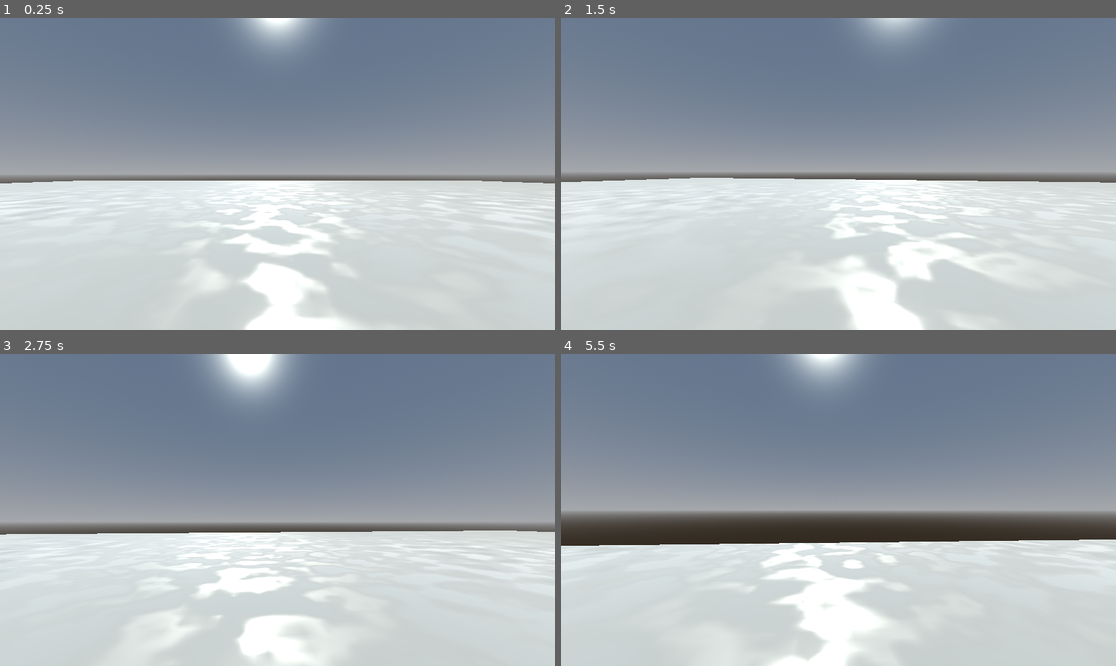
Above: before the commit, frames 1-4 (two rows, left to right).
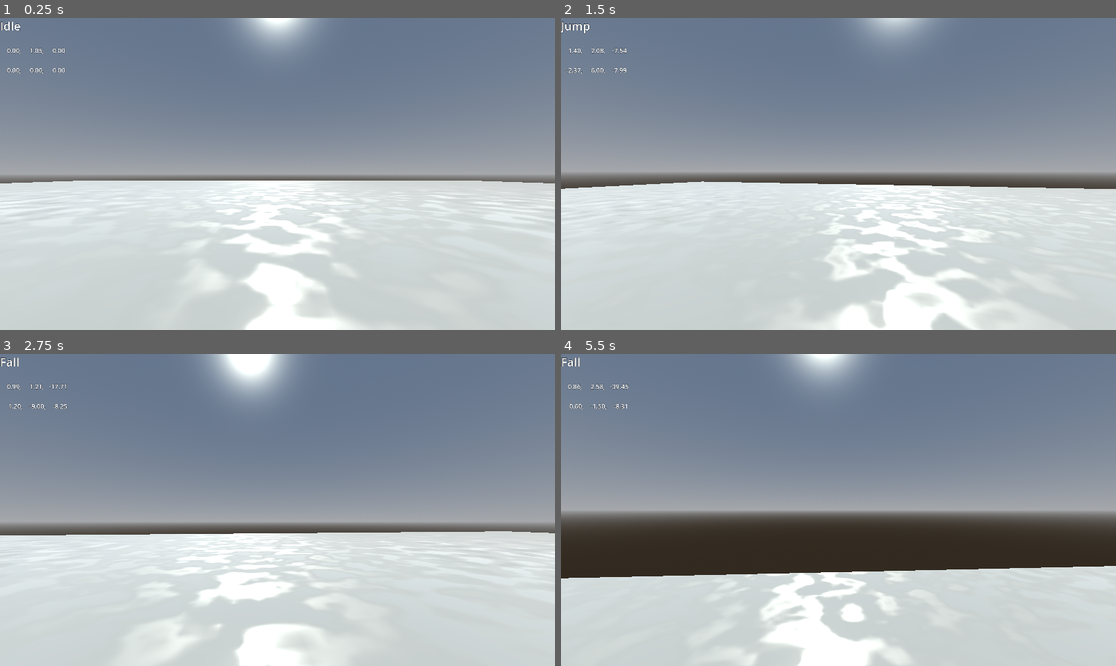
Above: after the commit, the same moments.

Repository: DISN-kolo/movementgame
Game: Godot game, scene res://misc/default_empty.tscn
Same seed, same stepped clock (60 frames per second), same inputs: the game is played once before the commit and once after it.
Inputs (mouse positions are in pixels of both pictures, inside the frame that each line leads up to):
- Up to frame 1 (0.25 s): no input
- Up to frame 2 (1.5 s): tap Enter at 0.5 s; move the mouse to (866, 174) at 0.52 s; hold W (mov_up) from 0.53 s (still down); tap Space (jump, bound only after the commit) at 0.6, 0.77, 1.07, 1.35 s; move the mouse to (810, 174) at 1.27 s
- Up to frame 3 (2.75 s): keep holding W (mov_up); tap Space (jump, bound only after the commit) at 1.52, 1.82, 2.1 s; move the mouse to (288, 503) at 2.02 s
- Up to frame 4 (5.5 s): keep holding W (mov_up); move the mouse to (832, 516) at 2.77 s; tap Space (jump, bound only after the commit) at 2.85, 3.02, 3.32, 3.6, 3.77, 4.07, 4.35, 4.52, 4.82, 5.1 s; move the mouse to (877, 513) at 3.52 s; move the mouse to (794, 506) at 4.27 s; move the mouse to (844, 510) at 5.02 s

The runs differ from the first frame. In frame 1, 0.2% of the frame differs, in the area x 0-12%, y 1-18%; in frame 2, 7.8%; in frame 3, 3.5%; in frame 4, 13%, in the area x 0-100%, y 1-100%.

Commit message:
translated the basic basicalness to absolute statemachinery. added debug screen hud print.

Diff:
--- a/chars/pc.gd
+++ b/chars/pc.gd
@@ -2,20 +2,34 @@
 
 @onready var head_pc: Node3D = $HeadPC;
 @onready var camera_pc: Camera3D = $HeadPC/CameraPC;
+@onready var label_state: Label = $LabelState
+@onready var label_misc: Label = $LabelMisc
 
-var input_dir: Vector2 = Vector2(0, 0);
-var direction: Vector3 = Vector3(0, 0, 0);
-var speed_modifier: float = 500.0;
+@onready var state_machine: Node = $Controllers/StateMachine;
+
+func _ready() -> void:
+	state_machine.init(self);
 
 func _unhandled_input(event) -> void:
+	# if it's gonna come to making sure camera does this and that while we're
+	#in some state, or like the mouse movement shall affect some bs, then
+	#we'd need to redirect even this thing to the state machine. but it'll be
+	#a problem for later, if it even shows up lol. we'll see
 	if event is InputEventMouseMotion:
 		head_pc.rotate_y(-event.relative.x * Settings.sensitivity);
 		camera_pc.rotate_x(-event.relative.y * Settings.sensitivity);
 		camera_pc.rotation.x = clamp(camera_pc.rotation.x, -PI/2, PI/2);
+	else:
+		state_machine.process_input(event);
 
 func _physics_process(delta: float) -> void:
-	input_dir = Input.get_vector("mov_left", "mov_right", "mov_up", "mov_down");
-	direction = (head_pc.transform.basis * Vector3(input_dir.x, 0, input_dir.y));
-	velocity = direction * speed_modifier * delta;
-	print(velocity);
-	move_and_slide();
+	state_machine.process_physics(delta);
+	label_misc.text = "
+	%8.2f, %8.2f, %8.2f
+	\n%8.2f, %8.2f, %8.2f" % [
+		position.x, position.y, position.z,
+		velocity.x, velocity.y, velocity.z];
+	# I need to find a monospace font :)
+
+func _process(delta: float) -> void:
+	state_machine.process_default(delta);
--- a/chars/pc.tscn
+++ b/chars/pc.tscn
@@ -1,6 +1,14 @@
-[gd_scene load_steps=5 format=3 uid="uid://c4v4534uylwdg"]
+[gd_scene load_steps=13 format=3 uid="uid://c4v4534uylwdg"]
 
 [ext_resource type="Script" uid="uid://ca2w8j0q2rfui" path="res://chars/pc.gd" id="1_aovtj"]
+[ext_resource type="Script" uid="uid://djqdubkdlusj7" path="res://statemachine/state_machine.gd" id="2_wfr46"]
+[ext_resource type="Script" uid="uid://dtl1cmdi4582h" path="res://statemachine/state.gd" id="3_u34q0"]
+[ext_resource type="Script" uid="uid://dgetrxyknty7k" path="res://statemachine/jump.gd" id="4_parr1"]
+[ext_resource type="Script" uid="uid://b4iui472vyo04" path="res://statemachine/walk.gd" id="5_7do1w"]
+[ext_resource type="Script" uid="uid://drmq8lfgaak06" path="res://statemachine/idle.gd" id="6_gntgg"]
+[ext_resource type="Script" uid="uid://whmduexfg3cu" path="res://statemachine/fall.gd" id="7_3ebf4"]
+[ext_resource type="LabelSettings" uid="uid://dimcd24nnd471" path="res://misc/quicklabelbig.tres" id="8_xe2sf"]
+[ext_resource type="LabelSettings" uid="uid://f64jls6y366i" path="res://misc/quicklabelsmall.tres" id="9_dbsnd"]
 
 [sub_resource type="CapsuleShape3D" id="CapsuleShape3D_aovtj"]
 
@@ -23,3 +31,55 @@
 [node name="MeshInstance3D" type="MeshInstance3D" parent="."]
 mesh = SubResource("CapsuleMesh_aovtj")
 surface_material_override/0 = SubResource("StandardMaterial3D_aovtj")
+
+[node name="Controllers" type="Node" parent="."]
+
+[node name="StateMachine" type="Node" parent="Controllers" node_paths=PackedStringArray("starting_state")]
+script = ExtResource("2_wfr46")
+starting_state = NodePath("Idle")
+
+[node name="State" type="Node" parent="Controllers/StateMachine"]
+script = ExtResource("3_u34q0")
+
+[node name="Idle" type="Node" parent="Controllers/StateMachine" node_paths=PackedStringArray("fall_state", "jump_state", "walk_state")]
+script = ExtResource("6_gntgg")
+fall_state = NodePath("../Fall")
+jump_state = NodePath("../Jump")
+walk_state = NodePath("../Walk")
+metadata/_custom_type_script = "uid://dtl1cmdi4582h"
+
+[node name="Walk" type="Node" parent="Controllers/StateMachine" node_paths=PackedStringArray("fall_state", "jump_state", "idle_state")]
+script = ExtResource("5_7do1w")
+fall_state = NodePath("../Fall")
+jump_state = NodePath("../Jump")
+idle_state = NodePath("../Idle")
+metadata/_custom_type_script = "uid://dtl1cmdi4582h"
+
+[node name="Jump" type="Node" parent="Controllers/StateMachine" node_paths=PackedStringArray("fall_state", "walk_state", "idle_state")]
+script = ExtResource("4_parr1")
+fall_state = NodePath("../Fall")
+walk_state = NodePath("../Walk")
+idle_state = NodePath("../Idle")
+metadata/_custom_type_script = "uid://dtl1cmdi4582h"
+
+[node name="Fall" type="Node" parent="Controllers/StateMachine" node_paths=PackedStringArray("jump_state", "walk_state", "idle_state")]
+script = ExtResource("7_3ebf4")
+jump_state = NodePath("../Jump")
+walk_state = NodePath("../Walk")
+idle_state = NodePath("../Idle")
+metadata/_custom_type_script = "uid://dtl1cmdi4582h"
+
+[node name="LabelState" type="Label" parent="."]
+offset_right = 40.0
+offset_bottom = 23.0
+label_settings = ExtResource("8_xe2sf")
+horizontal_alignment = 2
+justification_flags = 160
+
+[node name="LabelMisc" type="Label" parent="."]
+offset_top = 63.0
+offset_right = 40.0
+offset_bottom = 86.0
+label_settings = ExtResource("9_dbsnd")
+horizontal_alignment = 2
+justification_flags = 160
--- /dev/null
+++ b/misc/quicklabelbig.tres
@@ -0,0 +1,6 @@
+[gd_resource type="LabelSettings" format=3 uid="uid://dimcd24nnd471"]
+
+[resource]
+font_size = 40
+outline_size = 3
+outline_color = Color(0, 0, 0, 1)
--- /dev/null
+++ b/misc/quicklabelsmall.tres
@@ -0,0 +1,6 @@
+[gd_resource type="LabelSettings" format=3 uid="uid://f64jls6y366i"]
+
+[resource]
+font_size = 22
+outline_size = 2
+outline_color = Color(0, 0, 0, 1)
--- a/project.godot
+++ b/project.godot
@@ -23,7 +23,7 @@
 
 window/size/viewport_width=1920
 window/size/viewport_height=1080
-window/size/mode=3
+window/size/initial_position=Vector2i(660, 645)
 window/size/borderless=true
 
 [input]
@@ -62,3 +62,12 @@
 , Object(InputEventKey,"resource_local_to_scene":false,"resource_name":"","device":-1,"window_id":0,"alt_pressed":false …(186 unchanged characters)…
 ]
 }
+jump={
+"deadzone": 0.2,
+"events": [Object(InputEventKey,"resource_local_to_scene":false,"resource_name":"","device":-1,"window_id":0,"alt_pressed":false,"shift_pressed":false,"ctrl_pressed":false,"meta_pressed":false,"pressed":false,"keycode":0,"physical_keycode":32,"key_label":0,"unicode":32,"location":0,"echo":false,"script":null)
+]
+}
+
+[physics]
+
+3d/default_gravity=0.5
--- /dev/null
+++ b/statemachine/fall.gd
@@ -0,0 +1,30 @@
+extends State
+
+@export var jump_state: State
+@export var walk_state: State
+@export var idle_state: State
+
+
+func enter() -> void:
+	super();
+
+var input_dir: Vector2 = Vector2(0, 0);
+var direction: Vector3 = Vector3(0, 0, 0);
+
+func process_physics(delta: float) -> State:
+	input_dir = Input.get_vector("mov_left", "mov_right", "mov_up", "mov_down");
+	direction = (actor.head_pc.transform.basis * Vector3(input_dir.x, 0, input_dir.y));
+	var temp_fullmultiplier = direction * speed_modifier * delta;
+	actor.velocity += temp_fullmultiplier * air_speed_modifier;
+	var temp_y = actor.velocity.y;
+	actor.velocity.y = 0;
+	actor.velocity = actor.velocity.normalized() * temp_fullmultiplier.length();
+	actor.velocity.y = temp_y;
+	actor.velocity.y -= gravity;
+	actor.move_and_slide();
+
+	if actor.is_on_floor():
+		if input_dir.length() > 0.1:
+			return walk_state;
+		return idle_state;
+	return null;
--- /dev/null
+++ b/statemachine/idle.gd
@@ -0,0 +1,31 @@
+extends State
+
+@export var fall_state: State
+@export var jump_state: State
+@export var walk_state: State
+
+func enter() -> void:
+	super();
+	actor.velocity.x = 0;
+#var input_dir: Vector2 = Vector2(0, 0);
+#var direction: Vector3 = Vector3(0, 0, 0);
+#var speed_modifier: float = 500.0;
+
+func process_input(event: InputEvent) -> State:
+	if Input.is_action_just_pressed("jump") and actor.is_on_floor():
+		return jump_state;
+	if (Input.get_vector("mov_left", "mov_right", "mov_up", "mov_down").length() >= 0.01):
+		return walk_state;
+	#direction = (head_pc.transform.basis * Vector3(input_dir.x, 0, input_dir.y));
+	#velocity = direction * speed_modifier * delta;
+	#print(velocity);
+	#move_and_slide();
+	return null
+
+func process_physics(delta: float) -> State:
+	actor.velocity.y -= gravity;
+	actor.move_and_slide();
+
+	if !actor.is_on_floor() and actor.velocity.y < 0:
+		return fall_state;
+	return null;
--- /dev/null
+++ b/statemachine/jump.gd
@@ -0,0 +1,34 @@
+extends State
+
+@export var fall_state: State
+@export var walk_state: State
+@export var idle_state: State
+
+var jump_velocity: float = 10;
+
+func enter() -> void:
+	actor.velocity.y = jump_velocity;
+	super();
+
+var input_dir: Vector2 = Vector2(0, 0);
+var direction: Vector3 = Vector3(0, 0, 0);
+
+func process_physics(delta: float) -> State:
+	input_dir = Input.get_vector("mov_left", "mov_right", "mov_up", "mov_down");
+	direction = (actor.head_pc.transform.basis * Vector3(input_dir.x, 0, input_dir.y));
+	var temp_fullmultiplier = direction * speed_modifier * delta;
+	actor.velocity += temp_fullmultiplier * air_speed_modifier;
+	var temp_y = actor.velocity.y;
+	actor.velocity.y = 0;
+	actor.velocity = actor.velocity.normalized() * temp_fullmultiplier.length();
+	actor.velocity.y = temp_y;
+	actor.velocity.y -= gravity;
+	actor.move_and_slide();
+
+	if !actor.is_on_floor() and actor.velocity.y < 0:
+		return fall_state;
+	if actor.is_on_floor():
+		if input_dir.length() > 0.1:
+			return walk_state;
+		return idle_state;
+	return null;
--- /dev/null
+++ b/statemachine/state.gd
@@ -0,0 +1,27 @@
+class_name State
+extends Node
+
+#@export var animation_name: String;
+var speed_modifier: float = 500;
+var air_speed_modifier: float = 0.6;
+
+var gravity: float = ProjectSettings.get_setting("physics/3d/default_gravity")
+
+# Hold a reference to the parent so that it can be controlled by the state
+var actor: CharacterBody3D
+
+func enter() -> void:
+	#parent.animations.play(animation_name)
+	pass
+
+func exit() -> void:
+	pass
+
+func process_input(event: InputEvent) -> State:
+	return null
+
+func process_default(delta: float) -> State:
+	return null
+
+func process_physics(delta: float) -> State:
+	return null
--- /dev/null
+++ b/statemachine/state_machine.gd
@@ -0,0 +1,36 @@
+## https://shaggydev.com/2023/10/08/godot-4-state-machines/
+class_name StateMachine
+extends Node
+
+@export var starting_state: State;
+
+var current_state: State = null;
+var global_actor: CharacterBody3D = null;
+
+func init(actor: CharacterBody3D) -> void:
+	global_actor = actor;
+	for child in get_children():
+		child.actor = actor;
+	change_state(starting_state);
+
+func change_state(new_state: State) -> void:
+	global_actor.label_state.set_text(new_state.get_name());
+	if (current_state):
+		current_state.exit();
+	current_state = new_state;
+	new_state.enter();
+
+func process_input(event: InputEvent) -> void:
+	var new_state = current_state.process_input(event);
+	if (new_state):
+		change_state(new_state);
+
+func process_default(delta: float) -> void:
+	var new_state = current_state.process_default(delta);
+	if (new_state):
+		change_state(new_state);
+
+func process_physics(delta: float) -> void:
+	var new_state = current_state.process_physics(delta);
+	if (new_state):
+		change_state(new_state);
--- /dev/null
+++ b/statemachine/walk.gd
@@ -0,0 +1,31 @@
+extends State
+
+@export var fall_state: State
+@export var jump_state: State
+@export var idle_state: State
+
+func enter() -> void:
+	super();
+
+var input_dir: Vector2 = Vector2(0, 0);
+var direction: Vector3 = Vector3(0, 0, 0);
+
+func process_input(event: InputEvent) -> State:
+	if Input.is_action_just_pressed("jump") and actor.is_on_floor():
+		return jump_state;
+	#print(velocity);
+	#move_and_slide();
+	return null
+
+func process_physics(delta: float) -> State:
+	input_dir = Input.get_vector("mov_left", "mov_right", "mov_up", "mov_down");
+	direction = (actor.head_pc.transform.basis * Vector3(input_dir.x, 0, input_dir.y));
+	actor.velocity = direction * speed_modifier * delta;
+	actor.velocity.y -= gravity;
+	actor.move_and_slide();
+
+	if !actor.is_on_floor() and actor.velocity.y < 0:
+		return fall_state;
+	if input_dir.length() < 0.1:
+		return idle_state;
+	return null;
Not shown, added: statemachine/fall.gd.uid
Not shown, added: statemachine/idle.gd.uid
Not shown, added: statemachine/jump.gd.uid
Not shown, added: statemachine/state.gd.uid
Not shown, added: statemachine/state_machine.gd.uid
Not shown, added: statemachine/walk.gd.uid
